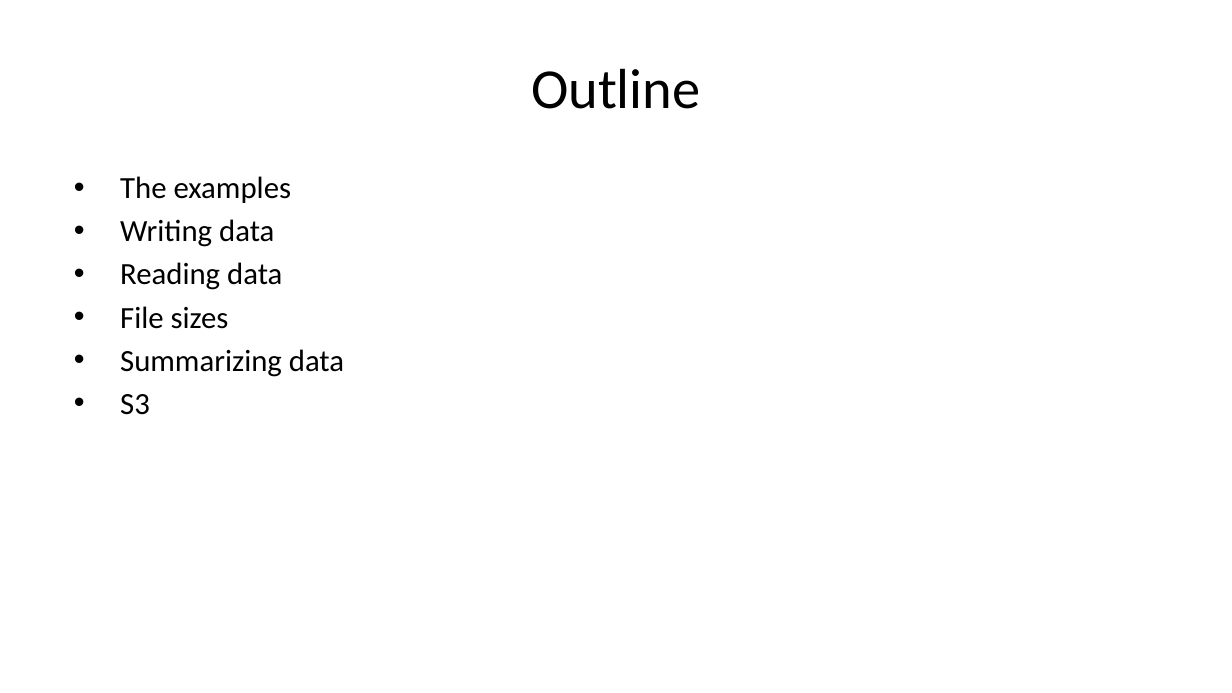
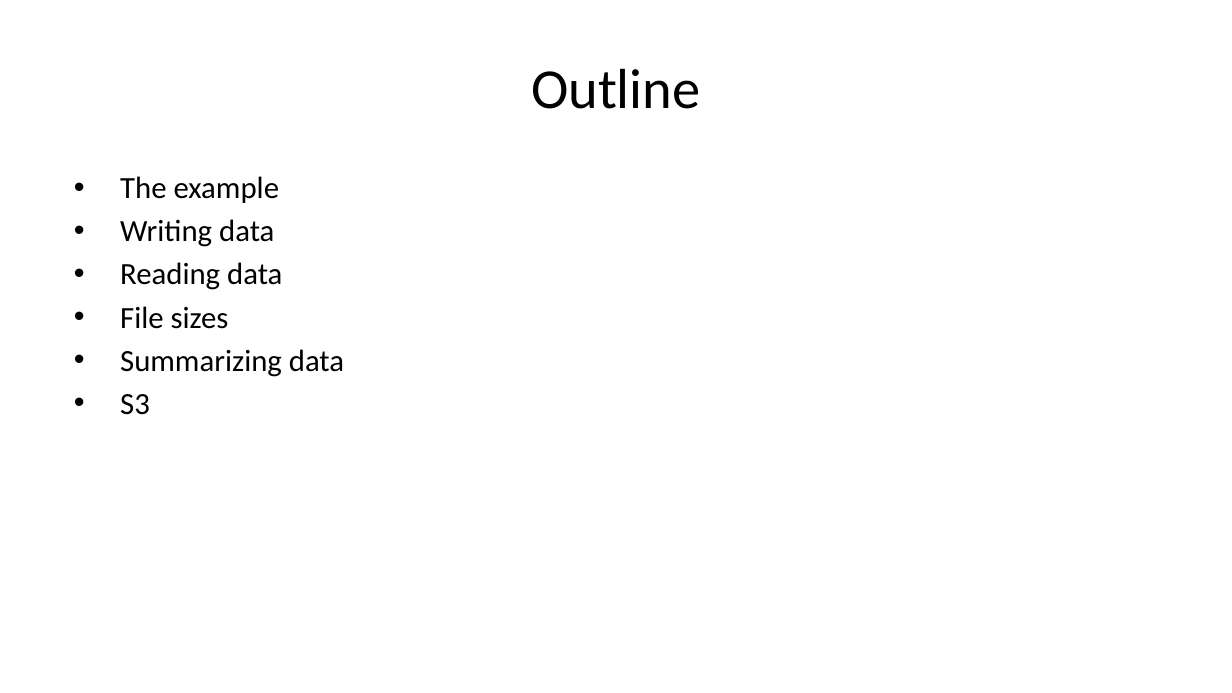
Before and after one commit to USEPA/biggish_data_r, a slide deck: slide 3 of presentation/biggish_data.pptx. Drawn at 1232x693 pixels with LibreOffice and Linux fonts; fonts in the diff are those of the drawing. Boxes give left, top, right and bottom in pixels: in the first picture for what was removed or moved away, otherwise in the second. Text is boxed around its words. In the diff, an @@ line names an element or a change of style, - is before the commit and + after.

Commit message:
final edits

```diff
--- a/presentation/biggish_data.pptx
+++ b/presentation/biggish_data.pptx
@@ text at (120,176,280,203): text changed @@
-• The examples
+• The example
```
